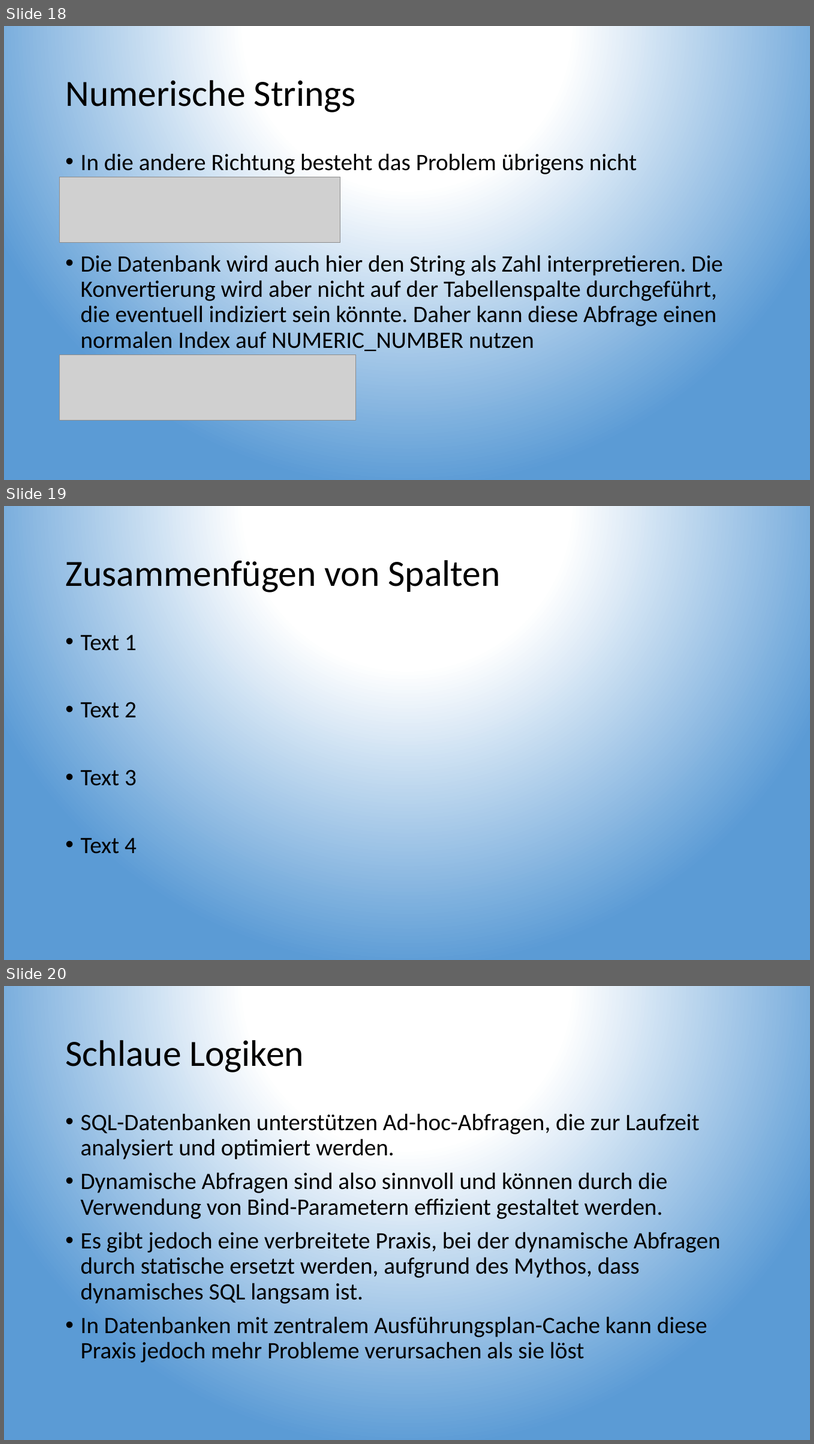
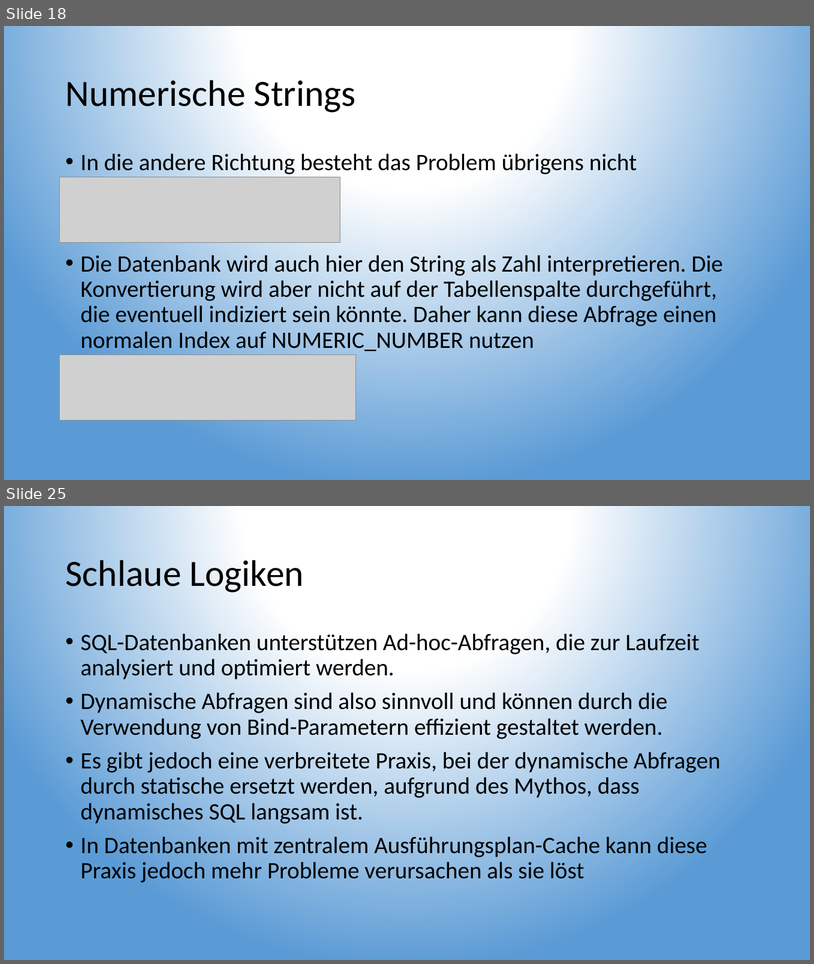
Before and after one commit to TobiaszMylak/DBI-Pr-sentation, a slide deck: DBI Präsentation Gruppe 2 - Ganzes Thema.pptx. Shown one above the other, each under a label of ours: slides 18, 19 and 20 before the commit, slides 18 and 25 after it; the slides between them are not shown. The pictures are 814x1444 and 814x964 pixels, drawn with LibreOffice and Linux fonts; fonts in the diff are those of the drawing; grey boxes stand for pictures. Boxes give left, top, right and bottom in pixels: in the first picture for what was removed or moved away, otherwise in the second. Text is boxed around its words. In the diff, an @@ line names an element or a change of style, - is before the commit and + after.

```diff
--- a/DBI Präsentation Gruppe 2 - Ganzes Thema.pptx
+++ b/DBI Präsentation Gruppe 2 - Ganzes Thema.pptx
@@ slide 19 removed at (4,506,810,960), background gradient #FFFFFF to #5B9BD5 @@
@@ title removed at (65,555,501,595) @@
-Zusammenfügen von Spalten
@@ text removed at (81,634,137,853) @@
-• Text 1
-• Text 2
-• Text 3
-• Text 4
@@ what was slide 20 is now slide 25 @@
```
Also in this commit, not shown: 6 slides added, 1 other slide removed.
